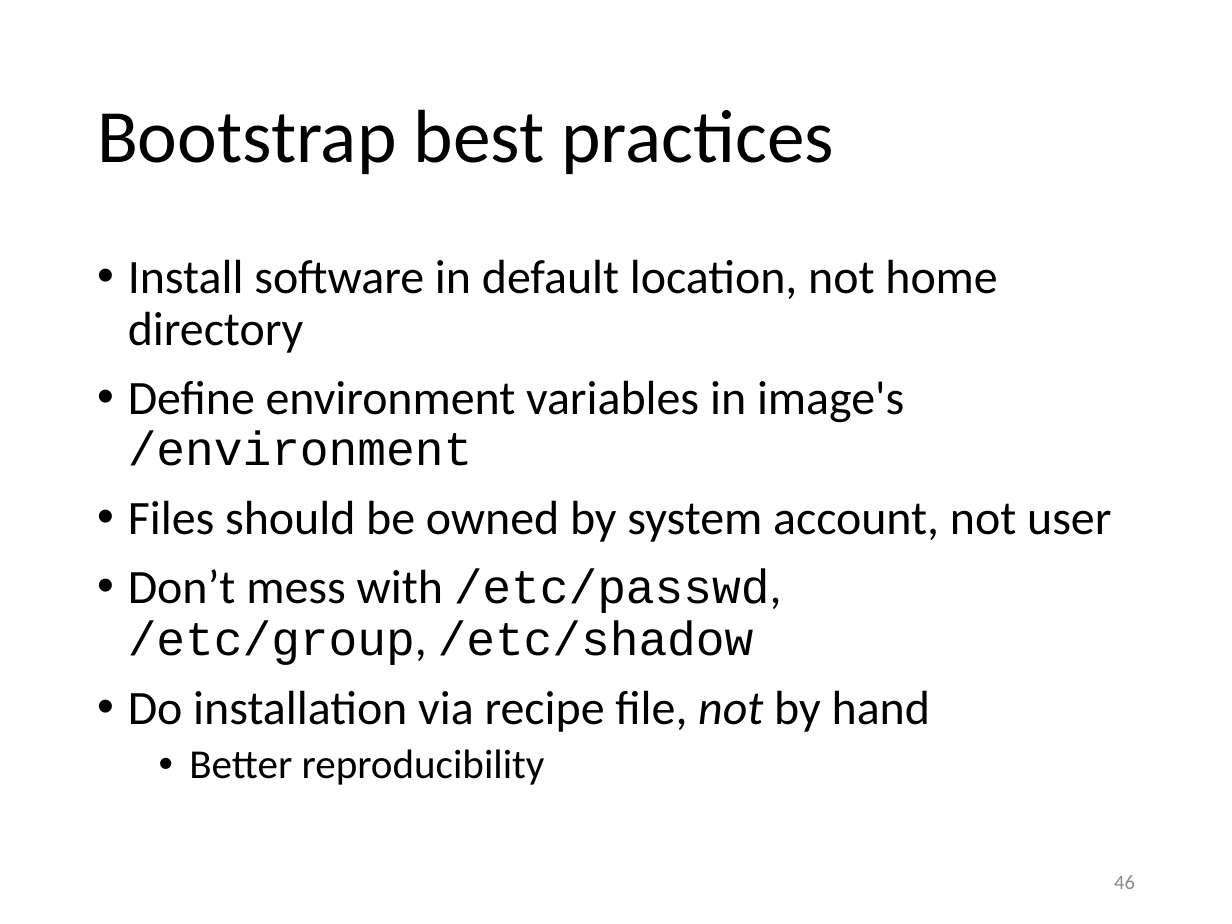
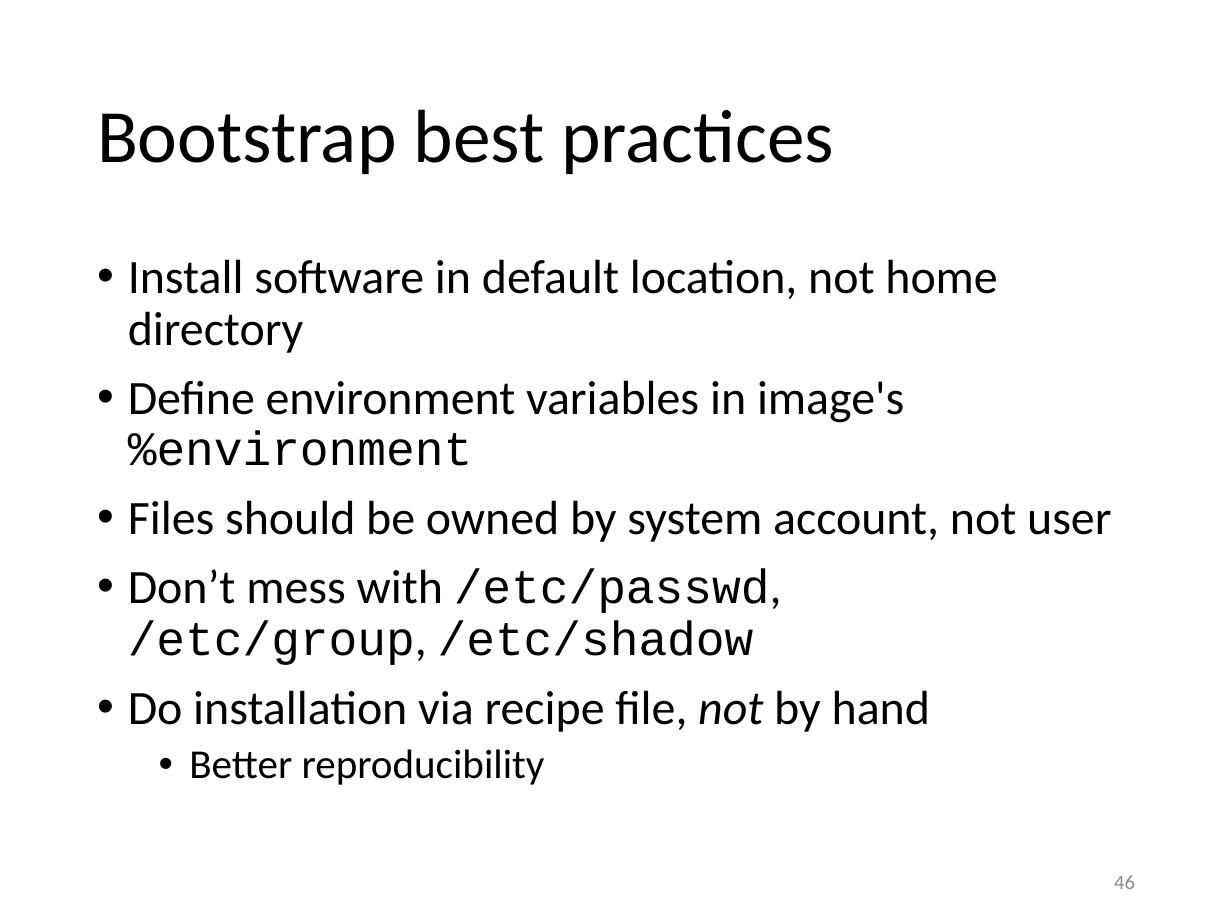
Before and after one commit to gjbex/Containers-for-HPC, a slide deck: slide 46 of singularity.pptx. Drawn at 1232x924 pixels with LibreOffice and Linux fonts; fonts in the diff are those of the drawing. Boxes give left, top, right and bottom in pixels: in the first picture for what was removed or moved away, otherwise in the second. Text is boxed around its words. In the diff, an @@ line names an element or a change of style, - is before the commit and + after.

Commit message:
Fix typos

```diff
--- a/singularity.pptx
+++ b/singularity.pptx
@@ text at (128, 380, 904, 466): text changed @@
-• Define environment variables in image's /environment
+• Define environment variables in image's %environment
```
Also in this commit, not shown: 2 other slides changed.
